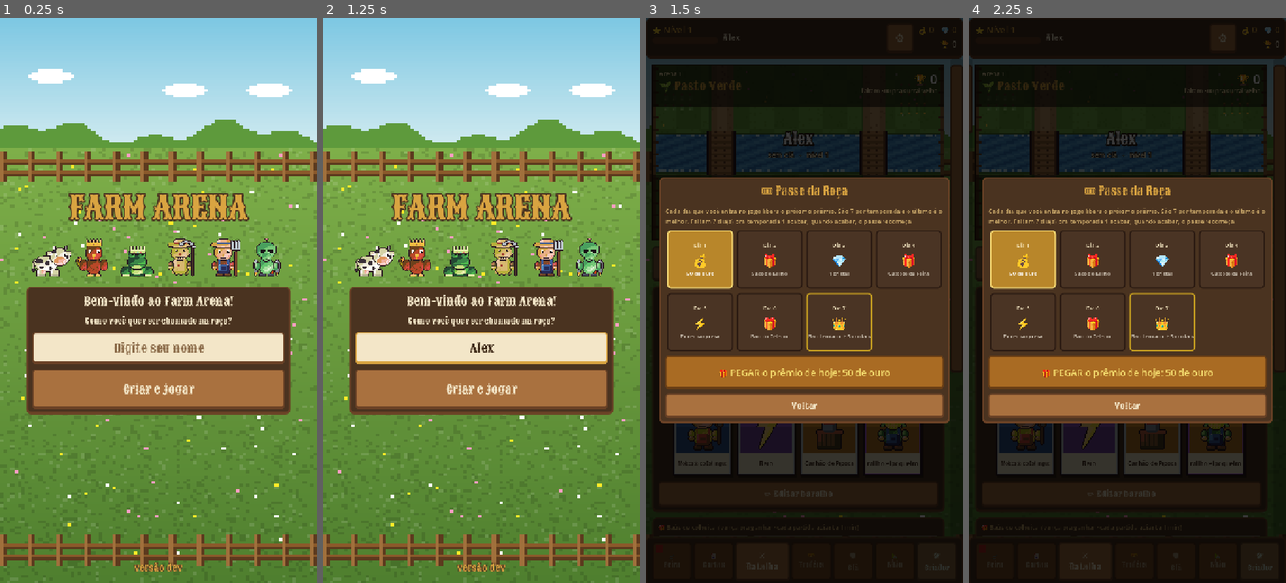
Above: before the commit, frames 1-4 (left to right).
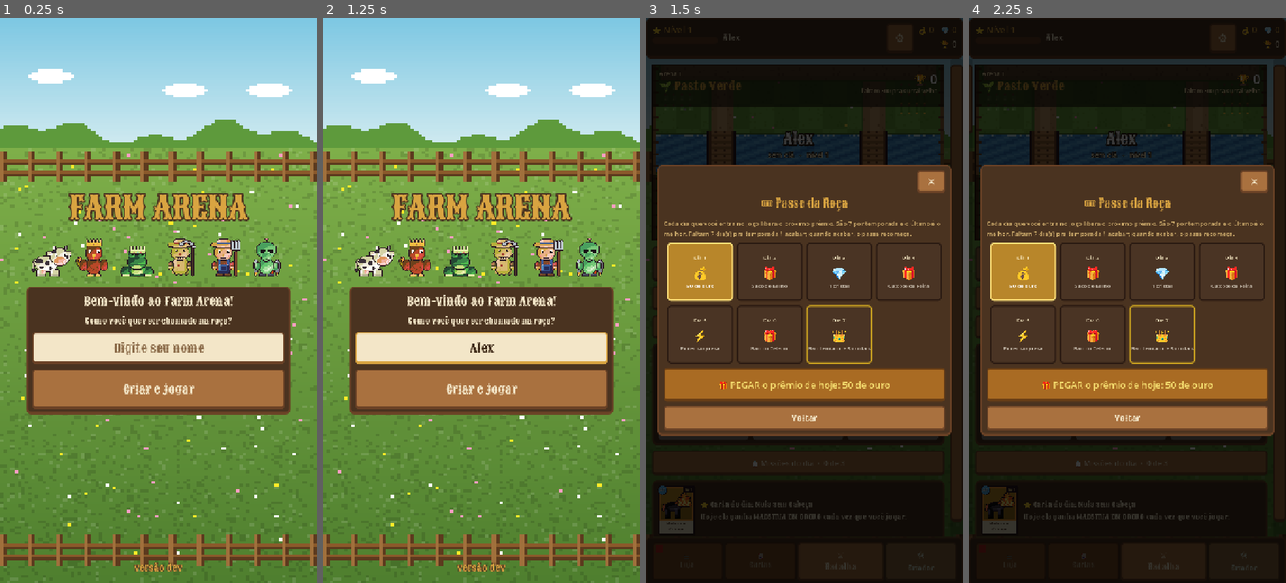
Above: after the commit, the same moments.

Repository: Generadevde/farmarena
Game: Godot game, scene res://Scenes/profile_setup.tscn
Same seed, same stepped clock (60 frames per second), same inputs: the game is played once before the commit and once after it. The engine's default icon, where the game draws it, is replaced by a stand-in: a white triangle on a blue panel in a dark square.
Inputs (mouse positions are in pixels of both pictures, inside the frame that each line leads up to):
- Up to frame 1 (0.25 s): no input
- Up to frame 2 (1.25 s): click (481, 345) at 0.52 s; type "Alex" at 0.6 s
- Up to frame 3 (1.5 s): click "Criar e jogar" at 1.25 s
- Up to frame 4 (2.25 s): click "⚙" at 2 s

Frames 1-2 are identical in both runs. In frame 3, 22% of the frame differs, in the area x 3-97%, y 15-98%; in frame 4, 22%.

Commit message:
HUD mais enxuto e campo com folga entre módulos
- Barra de baixo: só Loja, Cartas, Batalha e Criador
- Troféus, Clã, Sítio e Ranking viram botões pequenos na Batalha; sub-abas com "← Voltar"
- Batalha: sem o painel do baralho (só um atalho) e missões num botão
- Toda janela tem ✕ fixo no topo e rola quando passa da tela (histórico etc.)
- Módulos da frente sobem (190), de trás descem (450), base no meio (320)

Co-Authored-By: Claude Opus 5.5 <noreply@anthropic.com>
Claude-Session: https://claude.ai/code/session_01F2c9wwKpd4XWAaAeM55Dzi

Diff:
--- a/Scripts/hub.gd
+++ b/Scripts/hub.gd
@@ -7,7 +7,10 @@
 const CREATOR_SCENE = "res://creator/creator_menu.tscn"
 const PROFILE_SCENE = "res://Scenes/profile_setup.tscn"
 
-const TABS = [["🛒", "Feira"], ["🃏", "Cartas"], ["⚔", "Batalha"], ["🏆", "Troféus"], ["🛡", "Clã"], ["🏡", "Sítio"]]
+const TABS = [["🛒", "Loja"], ["🃏", "Cartas"], ["⚔", "Batalha"], ["🏆", "Troféus"], ["🛡", "Clã"], ["🏡", "Sítio"]]
+## na barra de baixo só ficam Loja, Cartas, Batalha (+ Criador). Troféus, Clã e Sítio abrem
+## pelos botões pequenos da Batalha e têm "← Voltar" no topo.
+const BAR_TABS = 3
 const CREATOR_TAB = ["🛠", "Criador"]   # botão próprio na barra de baixo: abre a tela do Criador
 const TOP_H = 92.0
 const BAR_H = 104.0
@@ -151,11 +154,12 @@
 		var b = Button.new()
 		b.text = "%s\n%s" % [TABS[i][0], TABS[i][1]]
 		b.size_flags_horizontal = Control.SIZE_EXPAND_FILL
-		b.size_flags_stretch_ratio = 1.35 if i == 2 else 1.0
+		b.size_flags_stretch_ratio = 1.2 if i == 2 else 1.0
 		b.custom_minimum_size.y = BAR_H - 16
 		b.add_theme_font_size_override("font_size", 17)
 		b.pressed.connect(_go_tab.bind(i))
-		tabs.add_child(b)
+		if i < BAR_TABS:
+			tabs.add_child(b)
 		_tab_buttons.append(b)
 		var dot = ColorRect.new()
 		dot.color = Color("#f04038")
@@ -170,7 +174,7 @@
 	cb.text = "%s\n%s" % [CREATOR_TAB[0], CREATOR_TAB[1]]
 	cb.size_flags_horizontal = Control.SIZE_EXPAND_FILL
 	cb.custom_minimum_size.y = BAR_H - 16
-	cb.add_theme_font_size_override("font_size", 16)
+	cb.add_theme_font_size_override("font_size", 17)
 	cb.modulate = Color(0.85, 0.95, 1.0)
 	cb.pressed.connect(_goto.bind(CREATOR_SCENE))
 	tabs.add_child(cb)
@@ -208,9 +212,10 @@
 
 
 func _style_tabs():
+	var lit = _tab if _tab < BAR_TABS else 2   # Troféus/Clã/Sítio moram dentro da Batalha
 	for i in _tab_buttons.size():
-		_tab_buttons[i].modulate = Color(1, 1, 1) if i == _tab else Color(0.72, 0.68, 0.62)
-		_tab_buttons[i].add_theme_font_size_override("font_size", 20 if i == _tab else 16)
+		_tab_buttons[i].modulate = Color(1, 1, 1) if i == lit else Color(0.72, 0.68, 0.62)
+		_tab_buttons[i].add_theme_font_size_override("font_size", 20 if i == lit else 16)
 
 
 # arrastar pro lado troca de aba
@@ -231,7 +236,10 @@
 			_swiping = false
 			var delta: Vector2 = event.position - _swipe_start
 			if absf(delta.x) > 110.0 and absf(delta.x) > absf(delta.y) * 1.8:
-				_go_tab(_tab + (-1 if delta.x > 0 else 1))
+				if _tab >= BAR_TABS:
+					_go_tab(2)     # numa sub-aba (Troféus, Clã, Sítio): arrastar volta pra Batalha
+				else:
+					_go_tab(clampi(_tab + (-1 if delta.x > 0 else 1), 0, BAR_TABS - 1))
 
 
 func _process(delta):
@@ -309,6 +317,11 @@
 	var keep_scroll = scroll.scroll_vertical if scroll is ScrollContainer else 0
 	var box = _clear(_pages[i])
 	_live_labels = _live_labels.filter(func(pair): return is_instance_valid(pair[0]) and pair[0].is_inside_tree())
+	if i >= BAR_TABS:
+		var back = _button("←  Voltar para Batalha", _go_tab.bind(2), 19)
+		back.custom_minimum_size.y = 56
+		back.alignment = HORIZONTAL_ALIGNMENT_LEFT
+		box.add_child(back)
 	match i:
 		0:
 			_build_feira(box)
@@ -378,6 +391,7 @@
 				clan_alert = true
 	_dots[4].visible = clan_alert
 	_dots[5].visible = Safra.mission_ready() or Gazeta.unread() > 0
+	_dots[2].visible = _dots[2].visible or _dots[3].visible or _dots[4].visible or _dots[5].visible
 
 
 # ================================================================ ajudantes de interface
@@ -627,41 +641,29 @@
 	if Progresso.pass_ready():
 		pass_b.modulate = Color(1.0, 0.95, 0.55)
 	mrow.add_child(pass_b)
-	var rb = _button("🏆\nRanking", _show_ranking, 16)
-	rb.custom_minimum_size = Vector2(120, 78)
-	mrow.add_child(rb)
-
-	# ---------------- seu baralho
-	var deck_panel = _panel(box)
-	var head = HBoxContainer.new()
-	head.add_theme_constant_override("separation", 6)
-	deck_panel.add_child(head)
-	var dl = _label("🃏 Seu baralho  ·  custo médio %.0f" % Progresso.deck_average_cost(Progresso.active_deck()), 17, ThemeBuilder.COLOR_GOLD)
-	dl.size_flags_horizontal = Control.SIZE_EXPAND_FILL
-	dl.clip_text = true
-	head.add_child(dl)
-	for i in Progresso.DECK_SLOTS:
-		var b = _button(str(i + 1), _pick_active_deck.bind(i), 17)
-		b.custom_minimum_size = Vector2(50, 40)
-		b.modulate = Color(1, 1, 1) if i == Progresso.active_deck() else Color(0.65, 0.62, 0.58)
-		head.add_child(b)
-	var deck_now = Progresso.deck_cards(Progresso.active_deck())
-	var drow: HBoxContainer = null
-	for i in deck_now.size():
-		if i % 4 == 0:
-			drow = HBoxContainer.new()
-			drow.alignment = BoxContainer.ALIGNMENT_CENTER
-			drow.add_theme_constant_override("separation", 8)
-			deck_panel.add_child(drow)
-		var v = CardView.make(deck_now[i], 136)
-		if Progresso.can_upgrade(deck_now[i]):
-			v.badge = "SUBIR"
-			v.badge_color = Color(0.5, 1, 0.6)
-		v.tapped.connect(_show_card_popup)
-		drow.add_child(v)
-	var eb = _button("✏ Editar baralho", _go_tab.bind(1), 20)
-	eb.custom_minimum_size.y = 58
-	deck_panel.add_child(eb)
+
+	# ---------------- atalhos pequenos: Troféus, Clã, Sítio, Ranking (saíram da barra de baixo)
+	var srow = HBoxContainer.new()
+	srow.add_theme_constant_override("separation", 6)
+	box.add_child(srow)
+	var clan_alert = false
+	if Cla.mine() != "":
+		for tier in 3:
+			if Cla.harvest_claimable(tier):
+				clan_alert = true
+	for sc_item in [["🏆", "Troféus", _go_tab.bind(3), Progresso.road_claimable() > 0], ["🛡", "Clã", _go_tab.bind(4), clan_alert],
+			["🏡", "Sítio", _go_tab.bind(5), Safra.mission_ready() or Gazeta.unread() > 0], ["📊", "Ranking", _show_ranking, false]]:
+		var sb = _button("%s %s%s" % [sc_item[0], sc_item[1], " •" if sc_item[3] else ""], sc_item[2], 16)
+		sb.size_flags_horizontal = Control.SIZE_EXPAND_FILL
+		sb.custom_minimum_size.y = 54
+		if sc_item[3]:
+			sb.modulate = Color(1.0, 0.9, 0.55)
+		srow.add_child(sb)
+
+	# (o baralho fica na aba Cartas; aqui só o atalho de qual está em uso)
+	var dk = _button("🃏 Baralho %d  ·  custo médio %.0f   ✏" % [Progresso.active_deck() + 1, Progresso.deck_average_cost(Progresso.active_deck())], _go_tab.bind(1), 17)
+	dk.custom_minimum_size.y = 52
+	box.add_child(dk)
 
 	# ---------------- baús
 	var chest_panel = _panel(box)
@@ -674,12 +676,14 @@
 
 	_build_powers(box)
 
-	# missões do dia (direto na tela)
+	# missões do dia: um botão só (a lista abre numa janela)
 	PlayerProfile._check_and_reset_daily_missions()
-	var mission_panel = _panel(box)
-	mission_panel.add_child(_label("📋 Missões do dia" + ("  --  %d pronta(s)!" % pending if pending > 0 else ""), 17, ThemeBuilder.COLOR_STAT_LABEL))
-	for m in PlayerProfile.daily_missions:
-		_mission_row(mission_panel, m, null)
+	var done_n = PlayerProfile.daily_missions.filter(func(m): return m["claimed"]).size()
+	var msb = _button("📋 Missões do dia  ·  %d de %d%s" % [done_n, PlayerProfile.daily_missions.size(), ("  ·  %d PRONTA(S)!" % pending) if pending > 0 else ""], _show_missions, 17)
+	msb.custom_minimum_size.y = 56
+	if pending > 0:
+		msb.modulate = Color(1.0, 0.95, 0.55)
+	box.add_child(msb)
 
 	# carta do dia
 	var cod = Catalogo.find_card(Progresso.card_of_the_day_path())
@@ -1900,18 +1904,41 @@
 	var panel = PanelContainer.new()
 	panel.custom_minimum_size.x = min_width
 	center.add_child(panel)
+	var shell = VBoxContainer.new()
+	shell.add_theme_constant_override("separation", 4)
+	panel.add_child(shell)
 	var v = VBoxContainer.new()
 	v.add_theme_constant_override("separation", 10)
-	if tall:
-		var sc = ScrollContainer.new()
-		sc.add_child(ScrollGlide.new())
-		sc.horizontal_scroll_mode = ScrollContainer.SCROLL_MODE_DISABLED
-		sc.custom_minimum_size = Vector2(min_width - 20, minf(1150.0, get_viewport_rect().size.y - 260.0))
-		v.size_flags_horizontal = Control.SIZE_EXPAND_FILL
-		sc.add_child(v)
-		panel.add_child(sc)
-	else:
-		panel.add_child(v)
+	# ✕ SEMPRE no topo: antes, janela comprida (histórico com muitas partidas) deixava o
+	# "Fechar" lá embaixo, fora da tela
+	var xrow = HBoxContainer.new()
+	xrow.alignment = BoxContainer.ALIGNMENT_END
+	shell.add_child(xrow)
+	var xb = _button("✕", func(): _close(v), 24)
+	xb.add_theme_font_override("font", ThemeDB.fallback_font)
+	xb.custom_minimum_size = Vector2(64, 52)
+	xrow.add_child(xb)
+	# o conteúdo rola quando não cabe (a janela nunca passa da tela)
+	var sc = ScrollContainer.new()
+	sc.add_child(ScrollGlide.new())
+	sc.horizontal_scroll_mode = ScrollContainer.SCROLL_MODE_DISABLED
+	v.size_flags_horizontal = Control.SIZE_EXPAND_FILL
+	sc.add_child(v)
+	shell.add_child(sc)
+	var max_h = minf(1150.0, get_viewport_rect().size.y - 300.0)
+	sc.custom_minimum_size = Vector2(min_width - 20, max_h if tall else 120.0)
+	if !tall:
+		# a altura acompanha o conteúdo (até o teto); conferida a cada quadro enquanto a janela existe
+		var fitter = Timer.new()
+		fitter.wait_time = 0.05
+		fitter.autostart = true
+		overlay.add_child(fitter)
+		fitter.timeout.connect(func():
+			if !is_instance_valid(sc) or !is_instance_valid(v):
+				return
+			var want = minf(v.get_combined_minimum_size().y, max_h)
+			if absf(sc.custom_minimum_size.y - want) > 1.0:
+				sc.custom_minimum_size.y = want)
 	v.set_meta("overlay", overlay)
 	return v
 
--- a/Scripts/regras.gd
+++ b/Scripts/regras.gd
@@ -64,13 +64,13 @@
 ## Na partida os DOIS lados entram com a mesma quantidade: a do jogador.
 const MODULE_SLOTS_MAX = 2
 const MODULE_SLOT_LEVELS = [1, 8]   # nível em que abre o 1º e o 2º espaço (1 do nível 1 ao 7; 2 do 8 em diante)
-const MAIN_BASE_POS = Vector2(0, 330)   # a partir do meio do rio, pro lado de quem é o dono
+const MAIN_BASE_POS = Vector2(0, 320)   # a partir do meio do rio, pro lado de quem é o dono
 # TECLADO NUMÉRICO: a base é o 5 e os 8 pontos são os outros números -- 3 na frente, 1 de cada
 # lado da base e 3 atrás. Três colunas (-225, 0, 225; as pontes ficam em ±150) e três fileiras
-# (230, 330, 430 a partir do rio), tudo simétrico. Os índices 0 a 5 são os de sempre (os
+# (190, 320, 450 a partir do rio; 130 entre fileiras, a base bem no meio), tudo simétrico. Os índices 0 a 5 são os de sempre (os
 # baralhos de módulo salvos continuam valendo); 6 e 7 são os cantos de trás, novos.
-const MODULE_POINTS = [Vector2(-225, 230), Vector2(0, 230), Vector2(225, 230), Vector2(-225, 330), Vector2(0, 430), Vector2(225, 330),
-	Vector2(-225, 430), Vector2(225, 430)]   # colunas dos lados quase na cerca (as pontes continuam em ±150)
+const MODULE_POINTS = [Vector2(-225, 190), Vector2(0, 190), Vector2(225, 190), Vector2(-225, 320), Vector2(0, 450), Vector2(225, 320),
+	Vector2(-225, 450), Vector2(225, 450)]   # colunas dos lados quase na cerca (as pontes continuam em ±150)
 const MODULE_POINT_NAMES = ["Frente esquerda", "Frente meio", "Frente direita", "Lado esquerdo", "Atrás, no meio", "Lado direito", "Atrás esquerda", "Atrás direita"]
 const DEFAULT_POINTS = [0, 2, 1]             # onde os módulos nascem, antes de a batalha pôr cada um no ponto escolhido
 # ordem dos pontos pra completar espaço vazio. O primeiro é um LADO da frente, não o meio: com o
Binary file changed: Resources/arena/arena_bg.png
Binary file changed: Resources/arena/arena_bg_1.png
Binary file changed: Resources/arena/arena_bg_10.png
Binary file changed: Resources/arena/arena_bg_11.png
Binary file changed: Resources/arena/arena_bg_12.png
Binary file changed: Resources/arena/arena_bg_2.png
Binary file changed: Resources/arena/arena_bg_3.png
Binary file changed: Resources/arena/arena_bg_4.png
Binary file changed: Resources/arena/arena_bg_5.png
Binary file changed: Resources/arena/arena_bg_6.png
Binary file changed: Resources/arena/arena_bg_7.png
Binary file changed: Resources/arena/arena_bg_8.png
(and 1 more such lines)
